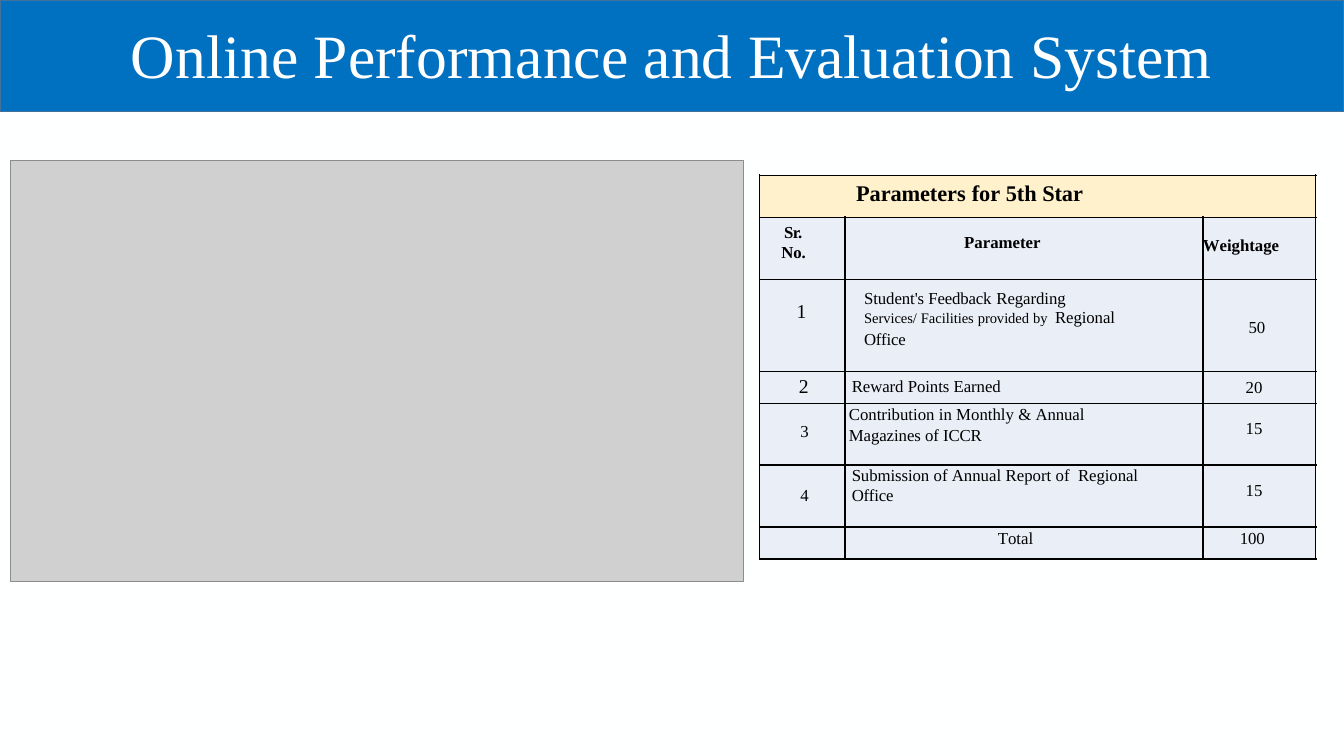
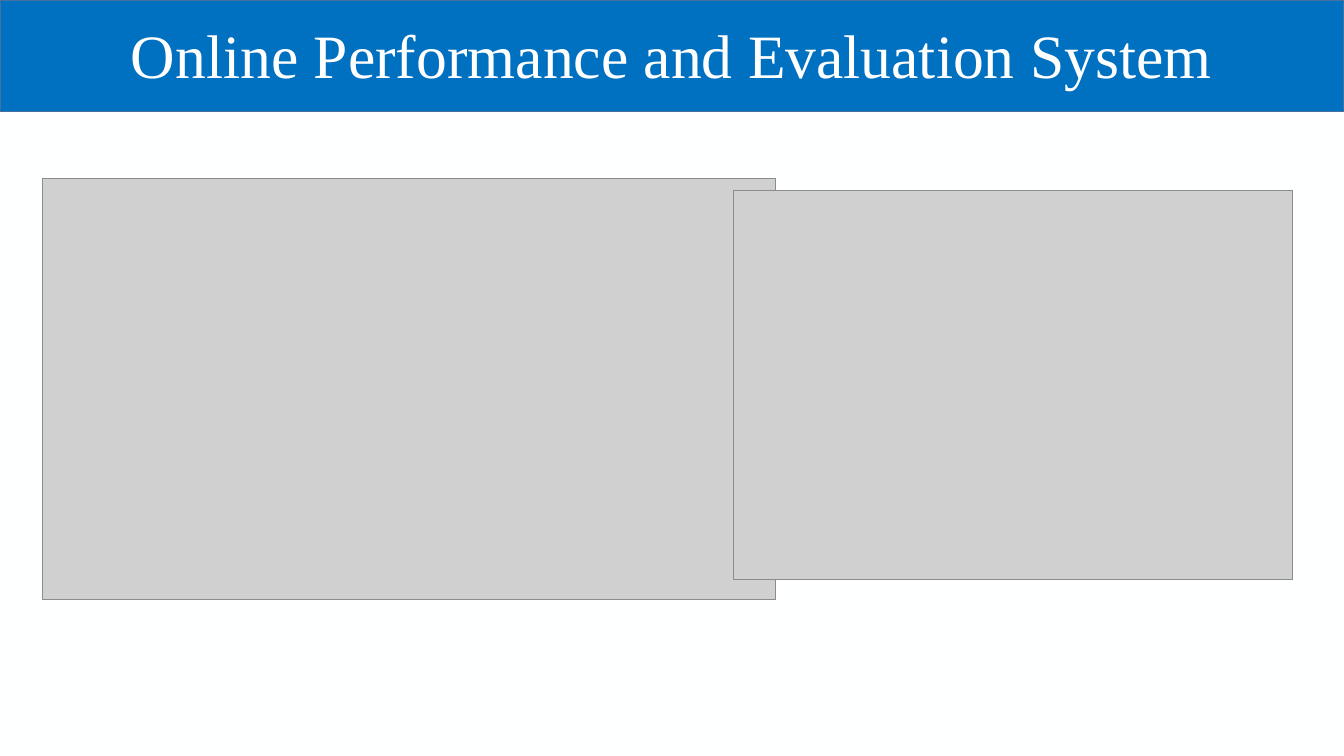
Before and after one commit to SHREYA1402/ICCRswebsite, a slide deck: slide 7 of Progress 1 submitted.pptx. Drawn at 1344x756 pixels with LibreOffice and Linux fonts; fonts in the diff are those of the drawing; grey boxes stand for pictures; background and template pictures are left out. Boxes give left, top, right and bottom in pixels: in the first picture for what was removed or moved away, otherwise in the second. Text is boxed around its words. In the diff, an @@ line names an element or a change of style, - is before the commit and + after.

```diff
--- a/Progress 1 submitted.pptx
+++ b/Progress 1 submitted.pptx
@@ picture: place and size @@
-picture at [10,160,743,582]
+picture at [42,178,775,600]
@@ picture added at [733,191,1293,579] @@
@@ group removed at [759,174,1318,560]: 18 texts, 3 freeform shapes @@
-Parameters for 5th Star
-Sr.
-No.
-Parameter
-Weightage
-3
-Contribution in Monthly & Annual
-Magazines of ICCR
-15
-4
-Submission of Annual Report of Regional Office
-15
-Total
-100
-Student's Feedback Regarding
-Services/ Facilities provided by Regional Office
-50
-Reward Points Earned
-20
-1
-2
```
Also in this commit, not shown: 3 other slides changed, 3 other files.
